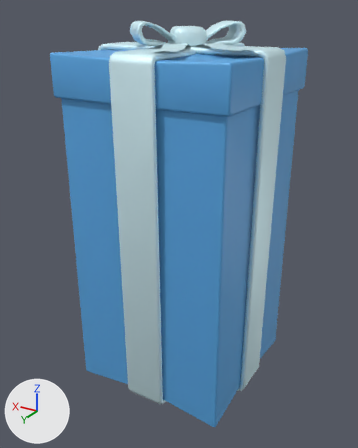
The glTF model Models/SM_GiftBox_03.glb, before and after one commit.
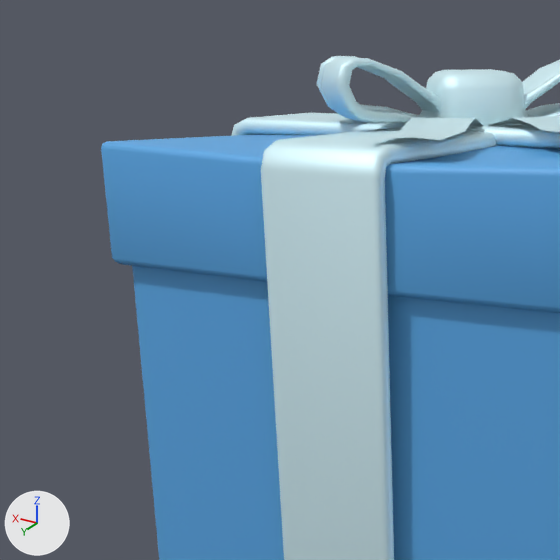
Each version appears first whole from a 50 mm lens placed at (-1.39, 2.39, 2.16), pointed at (0.0, 0.08, 1.0), and next in a close-up on the part from 3% to 61% of the width and 0% to 46% of the height. The axes (+X, +Y, +Z) are drawn at lower left. The lights are the same throughout. Vertices at the same position are counted once.

Names of what the first close-up shows: 'SM_GiftBox_03'.
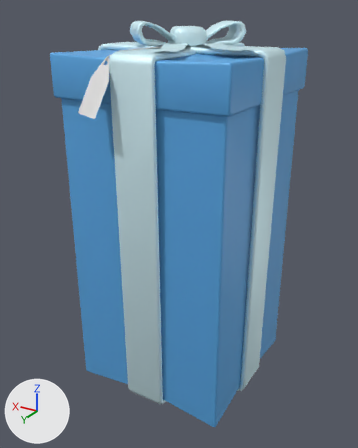
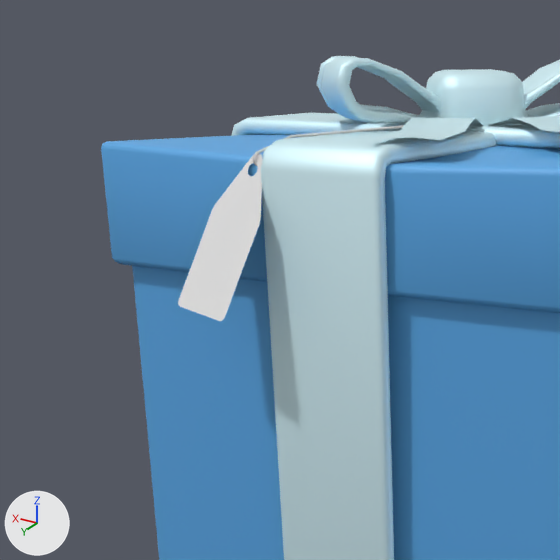
Diff of the bpy script that builds the scene:
```diff
--- a/Models/SM_GiftBox_03.glb.py
+++ b/Models/SM_GiftBox_03.glb.py
@@ mat_material_015 @@
+mat_material_015 = principled_material('Material.015')
+mat_material_015.base_color = (0.8, 0.8, 0.8)  # white #e7e7e7
@@ mat_material_017 @@
+mat_material_017 = principled_material('Material.017')
+mat_material_017.base_color = (0.8, 0.8, 0.8)  # white #e7e7e7
@@ me_plane_006 @@
 # used by ob_sm_giftbox_03; location = (0.0, 0.0, 0.0)
-me_plane_006.from_pydata(...)  # 1642 vertices, 3268 faces; spans x -0.51..0.51, y -0.51..0.51, z -0.01..2.11
+me_plane_006.from_pydata(...)  # 1787 vertices, 3513 faces; spans x -0.51..0.51, y -0.51..0.61, z -0.01..2.11
+# me_plane_006 part 1: a new loose piece of 104 vertices spanning x 0.0..0.15, y 0.06..0.49, z 1.94..2.0, in mat_material_017 (white #e7e7e7)
+# me_plane_006 part 2: a new loose piece of 41 vertices spanning x 0.1..0.26, y 0.48..0.61, z 1.7..1.97, in mat_material_015 (white #e7e7e7)
 me_plane_006.materials.append(mat_material_010)
 me_plane_006.materials.append(mat_material_011)
+me_plane_006.materials.append(mat_material_015)  # white #e7e7e7
+me_plane_006.materials.append(mat_material_017)  # white #e7e7e7
```

Where the change shows, as pixel boxes (x1, y1, x2, y2) in the close-ups (560 x 560 px):
part 1 of me_plane_006, added
    after: (252, 125, 404, 167)
part 2 of me_plane_006, added
    after: (178, 154, 263, 321)
